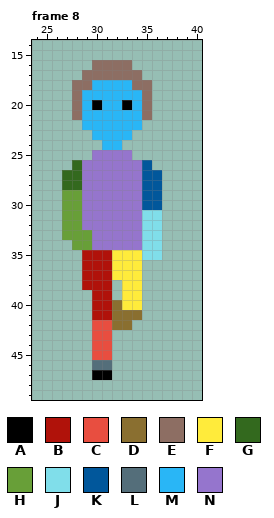
Pixel-art file, stored at The Fallen Guardian/Assets/Art/Characters/Player/Move/Player_Move_Down.aseprite. That is the earlier state.
64x64 pixels, 8 frames. Shown: frame 8: x 24..40, y 14..49. The commit also changed other frames, which this record leaves out.
Palette (. is transparent): A #000000  B #b0120a  C #e84e40  D #8a6f30  E #8d6e63  F #ffeb3b  G #33691e  H #689f38  J #80deea  K #01579b  L #546e7a  M #29b6f6  N #9575cd
The same view after the edit:
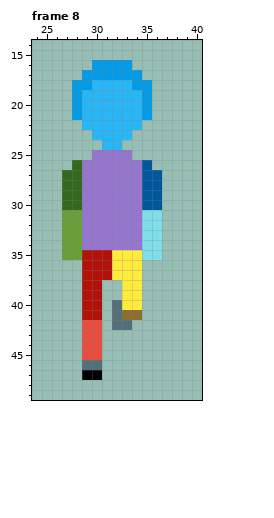
The exact change:
layer "Parts Copy/Right Leg" now hidden
layer "Parts Copy/Left Leg" now hidden
layer "Parts Copy/Chest" now hidden
layer "Parts Copy/Right Arm" now hidden
layer "Parts Copy/Head" now hidden
layer "Parts Copy Copy/Right Leg" added
layer "Parts Copy Copy/Left Leg" added
layer "Parts Copy Copy/Chest" added
layer "Parts Copy Copy/Right Arm" added
layer "Parts Copy Copy/Head" added
layer "Eyes/Eyes 0" now hidden
layer "Hair/Hair 1" now hidden
colour E: #8d6e63 -> #039be5
Frame 8:
y 20: x 30 A -> M; x 33 A -> M
y 29..30: x 27..28 HH -> GG
y 33: x 29 H -> N
y 34: x 27 . -> H; x 29 H -> N
y 35: x 27..28 .. -> HH
y 38: x 31 B -> .
y 39: x 29 . -> B; x 31 B -> .
y 40..41: x 29 . -> B; x 31..32 BD -> .L
y 42: x 29 . -> C; x 31..33 CDD -> .LL
y 43..45: x 29 . -> C; x 31 C -> .
y 46: x 29 . -> L; x 31 L -> .
y 47: x 29 . -> A; x 31 A -> .
Boxes around the changes in both pictures, in picture pixels (x1, y1, x2, y2):
changed: (72, 60, 152, 120)
changed: (62, 190, 132, 380)
